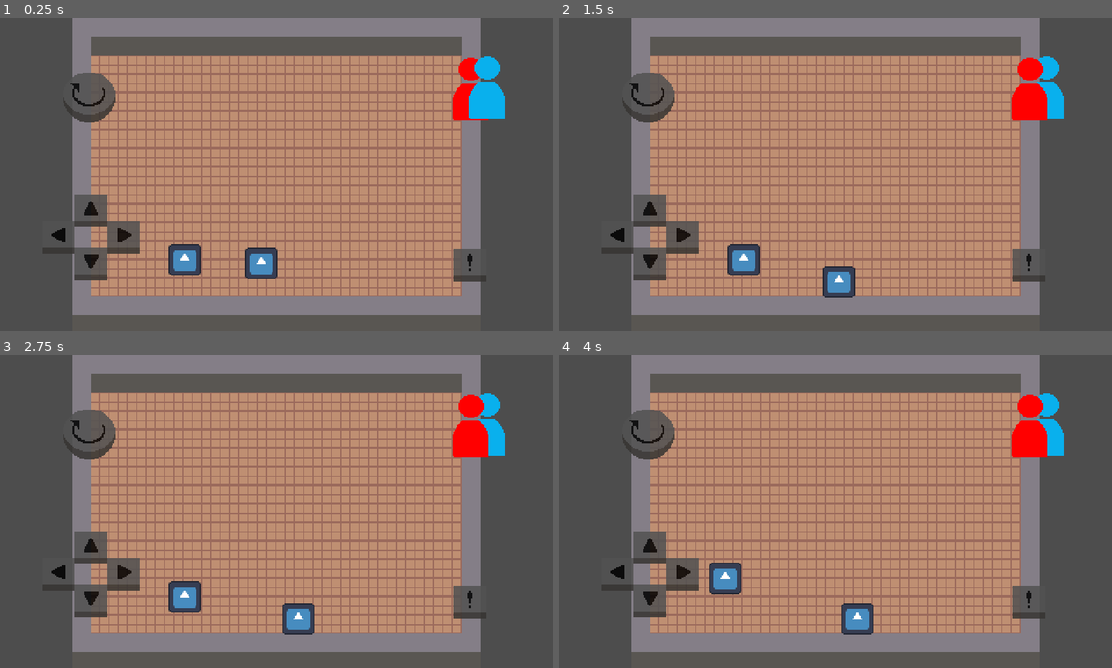
Above: before the commit, frames 1-4 (two rows, left to right).
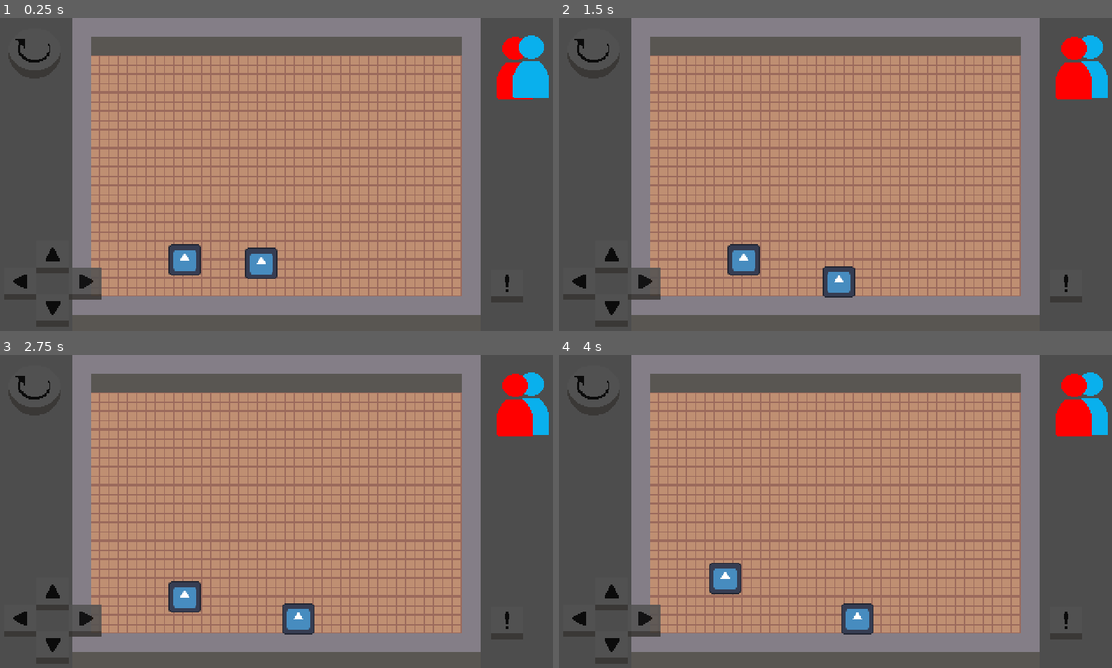
Above: after the commit, the same moments.

Repository: gumaciel/awesome-game-jam-01
Game: Godot game, scene res://scenes/levels/test_scene.tscn
The game is run twice, just before and just after one commit, with the same random seed, the same clock (stepped at 60 frames per second) and the same inputs. Before the commit the project has no main scene; this scene is started directly in both runs. The engine's default icon, where the game draws it, is replaced by a stand-in: a white triangle on a blue panel in a dark square.
Inputs:
- Up to frame 1 (0.25 s): no input
- Up to frame 2 (1.5 s): tap Enter (ui_accept) at 0.5, 0.77, 1.25 s; hold Right (ui_right) 0.53-1.28 s; hold Down (ui_down) from 1.28 s (still down)
- Up to frame 3 (2.75 s): tap Enter (ui_accept) at 1.52, 2 s; release Down (ui_down) at 2.03 s; hold Right (ui_right) from 2.03 s (still down)
- Up to frame 4 (4 s): tap Enter (ui_accept) at 2.75, 3.02, 3.5, 3.77 s; release Right (ui_right) at 2.78 s; hold Up (ui_up) 2.78-3.53 s; hold Left (ui_left) from 3.53 s (still down)

The runs differ from the first frame. In frame 1, 7.2% of the frame differs, in the area x 2-100%, y 5-95%; in frame 2, 7.2%; in frame 3, 7.2%; in frame 4, 7.2%.

Commit message:
feat: added responsive UI to multiple resolutions

Diff:
--- a/project.godot
+++ b/project.godot
@@ -11,6 +11,7 @@
 [application]
 
 config/name="Awesome-game-jam-01"
+run/main_scene="res://scenes/main.tscn"
 config/features=PackedStringArray("4.1", "GL Compatibility")
 run/max_fps=60
 run/main_scene.debug="res://scenes/levels/test_scene.tscn"
@@ -22,10 +23,17 @@
 window/size/window_width_override=960
 window/size/window_height_override=540
 window/stretch/mode="viewport"
+window/stretch/aspect="expand"
+window/handheld/orientation=4
 
 [filesystem]
 
 import/blender/enabled=false
+
+[input_devices]
+
+pointing/emulate_touch_from_mouse=true
+pointing/handheld/orientation=4
 
 [layer_names]
 
@@ -37,3 +45,4 @@
 textures/canvas_textures/default_texture_filter=0
 renderer/rendering_method="gl_compatibility"
 renderer/rendering_method.mobile="gl_compatibility"
+textures/vram_compression/import_etc2_astc=true
--- a/scenes/levels/test_scene.tscn
+++ b/scenes/levels/test_scene.tscn
@@ -6,7 +6,19 @@
 [ext_resource type="PackedScene" uid="uid://d316k4en4222v" path="res://characters/player_base.tscn" id="3_yilba"]
 [ext_resource type="PackedScene" uid="uid://brp6rwitih73k" path="res://characters/player_2/player_2.tscn" id="4_qwccp"]
 
-[node name="TestScene" type="Node2D"]
+[node name="TestScene" type="Control"]
+layout_mode = 3
+anchors_preset = 8
+anchor_left = 0.5
+anchor_top = 0.5
+anchor_right = 0.5
+anchor_bottom = 0.5
+offset_left = -240.0
+offset_top = -135.0
+offset_right = 240.0
+offset_bottom = 135.0
+grow_horizontal = 2
+grow_vertical = 2
 
 [node name="TileMap" type="TileMap" parent="."]
 tile_set = ExtResource("1_njrg8")
--- a/scenes/ui/ui.tscn
+++ b/scenes/ui/ui.tscn
@@ -9,33 +9,35 @@
 [ext_resource type="Texture2D" uid="uid://b6ogmeqjtq6br" path="res://assets/hud/placeholder_reload_button.png" id="7_tg6ia"]
 [ext_resource type="Texture2D" uid="uid://w17ckinb4eh6" path="res://assets/hud/placeholder_char_button2.png" id="7_viu5p"]
 
-[node name="UI" type="CanvasLayer"]
+[node name="UI" type="Control"]
+layout_mode = 3
+anchors_preset = 0
 
 [node name="Arrows" type="Node2D" parent="."]
-position = Vector2(66, 147)
+position = Vector2(33, 187)
 
 [node name="UP" type="TouchScreenButton" parent="Arrows"]
 position = Vector2(0, 5)
 texture_normal = ExtResource("1_wt4m1")
-action = "touch_up"
+action = "ui_up"
 
 [node name="DOWN" type="TouchScreenButton" parent="Arrows"]
 position = Vector2(0, 51)
 texture_normal = ExtResource("2_ol0ws")
-action = "touch_down"
+action = "ui_down"
 
 [node name="RIGHT" type="TouchScreenButton" parent="Arrows"]
 position = Vector2(28, 28)
 texture_normal = ExtResource("3_r7tyq")
-action = "touch_right"
+action = "ui_right"
 
 [node name="LEFT" type="TouchScreenButton" parent="Arrows"]
 position = Vector2(-28, 28)
 texture_normal = ExtResource("4_cyh2k")
-action = "touch_left"
+action = "ui_left"
 
 [node name="Interaction" type="Node2D" parent="."]
-position = Vector2(424, 217)
+position = Vector2(456, 235)
 
 [node name="interaction_button" type="TouchScreenButton" parent="Interaction"]
 position = Vector2(-33, -20)
@@ -43,7 +45,7 @@
 action = "interaction"
 
 [node name="ChangeChar" type="Node2D" parent="."]
-position = Vector2(378, 25)
+position = Vector2(416, 7)
 
 [node name="AlternateButton1" type="TouchScreenButton" parent="ChangeChar"]
 texture_normal = ExtResource("7_viu5p")
@@ -54,7 +56,6 @@
 texture_normal = ExtResource("6_cf3wm")
 
 [node name="Reload" type="Node2D" parent="."]
-position = Vector2(47, 38)
 
 [node name="reload_button" type="TouchScreenButton" parent="Reload"]
 texture_normal = ExtResource("7_tg6ia")
--- a/ui/ui_controller.gd
+++ b/ui/ui_controller.gd
@@ -1,4 +1,4 @@
-extends CanvasLayer
+extends Control
 
 @export var player_1 : PlayerBase
 @export var player_2 : PlayerBase
Not shown, added: export_presets.cfg
